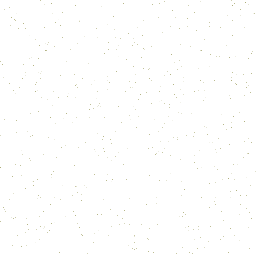
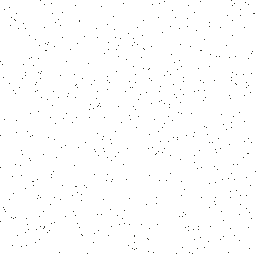
Layer changes from the first 256 × 256 image to the second:
"Paint Layer 1": blend normal → luminosity, painted on it over [0, 0, 256, 254]
